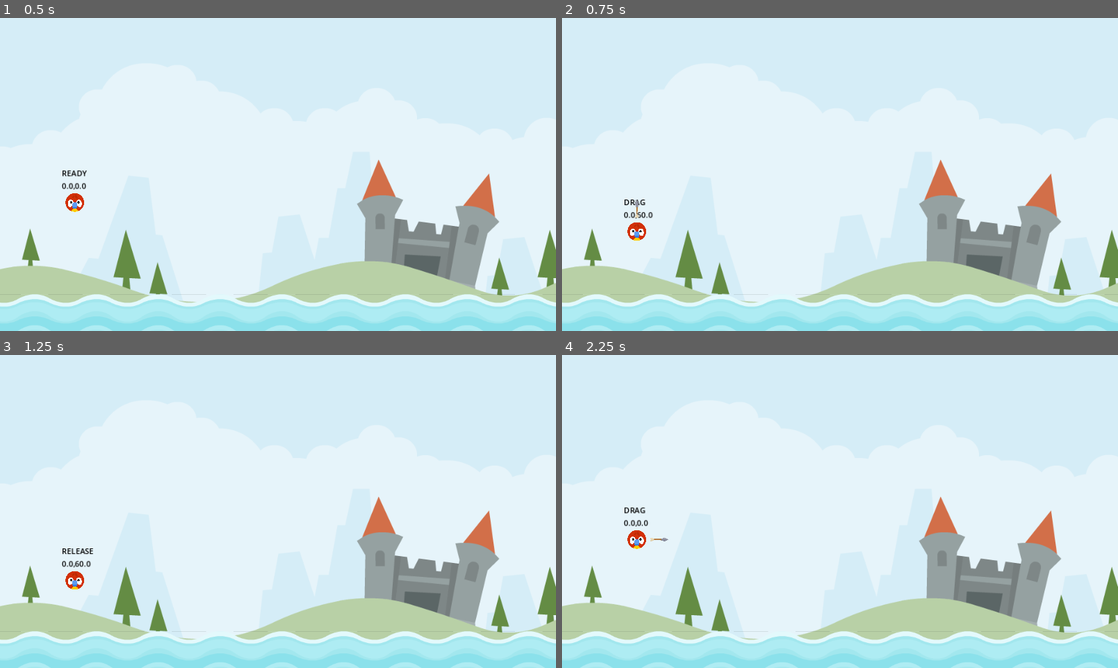
Above: before the commit, frames 1-4 (two rows, left to right).
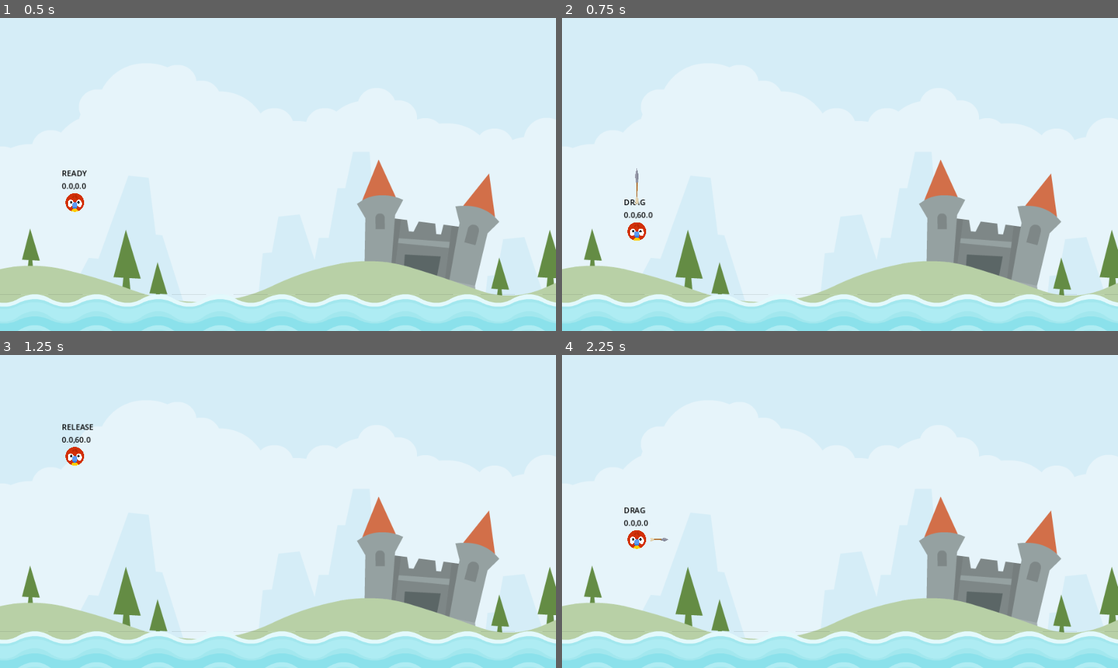
Above: after the commit, the same moments.

Repository: ketanp1204/AngryAnimals
Game: Godot game, scene res://scenes/level/level.tscn
Same seed, same stepped clock (60 frames per second), same inputs: the game is played once before the commit and once after it.
Inputs (mouse positions are in pixels of both pictures, inside the frame that each line leads up to):
- Up to frame 1 (0.5 s): no input
- Up to frame 2 (0.75 s): tap Enter at 0.5 s; drag from (634, 202) to (840, 318) at 0.52 s
- Up to frame 3 (1.25 s): no input
- Up to frame 4 (2.25 s): drag from (728, 527) to (840, 655) at 1.27 s; tap Space at 2 s; move the mouse to (634, 539) at 2.02 s; press the mouse at (634, 539) at 2.03 s

Frame 1 is identical in both runs. In frame 2, less than 0.1% of the frame differs, in the area x 13-14%, y 48-64%; in frame 3, 0.6%, in the area x 11-17%, y 22-75%; in frame 4, nothing differs.

Commit message:
Scaled the arrow sprite and applied impulse to launch the animal based on stretch amount

Diff:
--- a/scenes/animal/animal.gd
+++ b/scenes/animal/animal.gd
@@ -6,20 +6,25 @@
 
 const DRAG_LIM_MAX: Vector2 = Vector2(0, 60)
 const DRAG_LIM_MIN: Vector2 = Vector2(-60, 0)
+const IMPULSE_MULT: float = 20.0
+const IMPULSE_MAX: float = 1200.0
 
 var _start: Vector2 = Vector2.ZERO
 var _drag_start: Vector2 = Vector2.ZERO
 var _dragged_vector: Vector2 = Vector2.ZERO
 var _last_dragged_vector: Vector2 = Vector2.ZERO
+var _arrow_scale_x: float = 0.0
 
 var _state: ANIMAL_STATE = ANIMAL_STATE.READY
 @onready var label = $Label
 @onready var stretch_sound = $StretchSound
 @onready var arrow = $Arrow
+@onready var launch_sound = $LaunchSound
 
 
 # Called when the node enters the scene tree for the first time.
 func _ready():
+	_arrow_scale_x = arrow.scale.x
 	arrow.hide()
 	_start = position
 
@@ -31,14 +36,28 @@
 	label.text += "%.1f,%.1f" % [_dragged_vector.x, _dragged_vector.y]
 
 
+func get_impulse() -> Vector2:
+	return _dragged_vector * -1 * IMPULSE_MULT
+
+
+func set_drag() -> void:
+	_drag_start = get_global_mouse_position()
+	arrow.show()
+
+func set_release() -> void:
+	arrow.hide()
+	freeze = false
+	apply_central_impulse(get_impulse())
+	launch_sound.play()
+
+
 func set_new_state(new_state: ANIMAL_STATE) -> void:
 	_state = new_state
+
 	if _state == ANIMAL_STATE.RELEASE:
-		arrow.hide()
-		freeze = false
+		set_release()
 	elif _state == ANIMAL_STATE.DRAG:
-		_drag_start = get_global_mouse_position()
-		arrow.show()
+		set_drag()
 
 
 func detect_release() -> bool:
@@ -50,6 +69,11 @@
 
 
 func scale_arrow() -> void:
+	var imp_len = get_impulse().length()
+	var perc = imp_len / IMPULSE_MAX
+
+	arrow.scale.x = (_arrow_scale_x * perc) + _arrow_scale_x
+
 	arrow.rotation = (_start - position).angle()
 
 
--- a/scenes/animal/animal.tscn
+++ b/scenes/animal/animal.tscn
@@ -1,9 +1,10 @@
-[gd_scene load_steps=6 format=3 uid="uid://c7f25x24sv7q7"]
+[gd_scene load_steps=7 format=3 uid="uid://c7f25x24sv7q7"]
 
 [ext_resource type="Script" path="res://scenes/animal/animal.gd" id="1_xjwp2"]
 [ext_resource type="Texture2D" uid="uid://c6nsu1jiqmkv1" path="res://assets/player/parrot.png" id="1_xt7jd"]
 [ext_resource type="Texture2D" uid="uid://cae8744oe27rb" path="res://assets/items/arrow.png" id="3_bl5xv"]
 [ext_resource type="AudioStream" uid="uid://cbfaeynq872eo" path="res://assets/audio/stretch2.ogg" id="4_2qrlq"]
+[ext_resource type="AudioStream" uid="uid://c3g3jt243aqdo" path="res://assets/audio/catapult.ogg" id="5_5133h"]
 
 [sub_resource type="CircleShape2D" id="CircleShape2D_6p5ee"]
 radius = 19.0263
@@ -42,5 +43,9 @@
 stream = ExtResource("4_2qrlq")
 bus = &"SFX"
 
+[node name="LaunchSound" type="AudioStreamPlayer2D" parent="."]
+stream = ExtResource("5_5133h")
+bus = &"SFX"
+
 [connection signal="input_event" from="." to="." method="_on_input_event"]
 [connection signal="screen_exited" from="VisibleOnScreenNotifier2D" to="." method="_on_screen_exited"]
